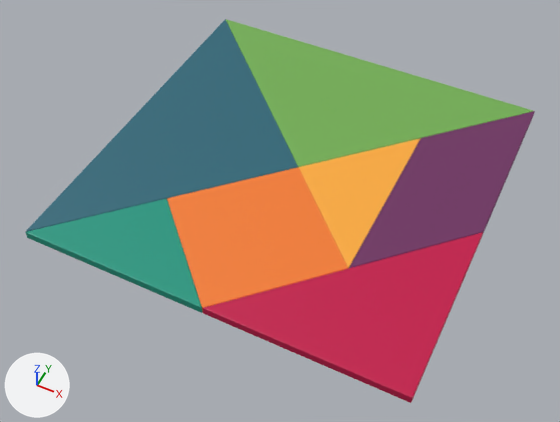
A saved change to the glTF model Tangram_Immo.glb.
Both versions are drawn from a camera (50 mm lens) standing at (2.5, -5.44, 6.07) and looking at (-0.03, -0.39, -0.25). Lighting does not change. The marker at lower left points along +X, +Y and +Z.
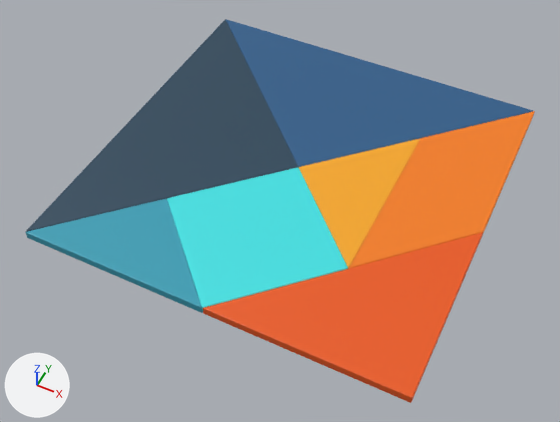
Pixel boxes (x1, y1, x2, y2) of what changed, in the pictures (560 x 422 px):
'Plane.001', recoloured (cyan to blue)
    both: (26, 20, 298, 232)
'Plane.002', recoloured (pink to orange)
    both: (203, 233, 483, 403)
'Plane.007', recoloured (green to blue)
    both: (226, 19, 533, 168)
'Plane.005', recoloured (orange to cyan)
    both: (167, 167, 348, 312)
'Plane.003', recoloured (purple to orange)
    both: (349, 111, 535, 268)
'Plane', recoloured
    both: (25, 199, 202, 313)
'Plane.004', recoloured
    both: (299, 138, 420, 269)

The edits, one by one:
Material 'Material5' (mat_material5) changes colour from cyan #13977f to cyan #359eb5; in linear values from (0.00651, 0.309, 0.212) to (0.0356, 0.342, 0.462).
Material 'Material1' (mat_material1) changes colour from dark cyan #286778 to dark blue #29465a; in linear values from (0.0212, 0.136, 0.188) to (0.0222, 0.0612, 0.102).
Material 'Material3' (mat_material3) changes colour from pink #c40048 to orange #eb5a15; in linear values from (0.552, 0.0, 0.0648) to (0.831, 0.102, 0.0075).
Material 'Material7' (mat_material7) changes colour from dark purple #6f2e62 to orange #f57e18; in linear values from (0.159, 0.0273, 0.122) to (0.913, 0.209, 0.00913).
Material 'Material4' (mat_material4) changes colour from orange #fdac3a to orange #f7a81f; in linear values from (0.982, 0.413, 0.0423) to (0.93, 0.392, 0.0137).
Material 'Material6' (mat_material6) changes colour from orange #f57d2e to cyan #3fe1e3; in linear values from (0.913, 0.205, 0.0273) to (0.0497, 0.753, 0.768).
Material 'Material2' (mat_material2) changes colour from green #73af53 to blue #2b5d8a; in linear values from (0.171, 0.429, 0.0865) to (0.0242, 0.109, 0.254).
